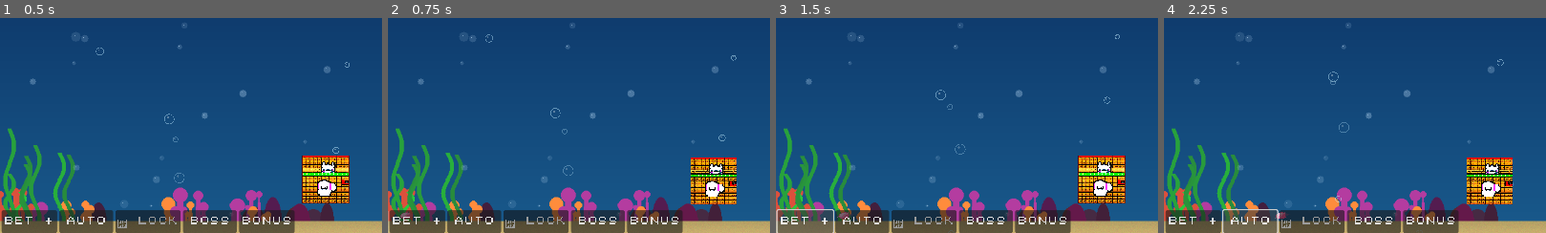
Above: before the commit, frames 1-4 (left to right).
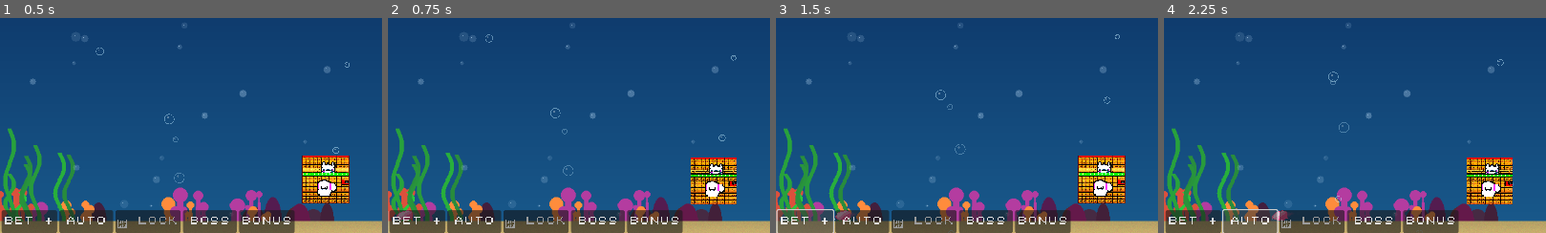
Above: after the commit, the same moments.

Repository: yajinyee/muti-agent-game-develop
Game: Godot game, scene res://scenes/Main.tscn
Same seed, same stepped clock (60 frames per second), same inputs: the game is played once before the commit and once after it.
Inputs:
- Up to frame 1 (0.5 s): no input
- Up to frame 2 (0.75 s): click "BET -" at 0.5 s
- Up to frame 3 (1.5 s): click "BET +" at 1.25 s
- Up to frame 4 (2.25 s): click "AUTO" at 2 s
The pictures show only the part of the screen within x 7-57%, y 50-100%; the shares and areas given below are measured in that part.

Frame 1 is identical in both runs. In frame 2, less than 0.1% of the frame differs, in the area x 2-7%, y 89-95%; in frame 3, less than 0.1%; in frame 4, less than 0.1%, in the area x 28-33%, y 89-95%.

Commit message:
feat(client): FEEL-002 Gameplay Polish（子彈放大+拖尾漸變+砲台縮放反饋）
改善項目（基於 Gravity Ace 最佳實踐）：

子彈視覺強化：
- Sprite 模式：scale 1.0 → 1.5x（更容易看見）
- 備用 ColorRect：10×6 → 16×10px + 白色亮核心
- 原則：子彈要夠大，玩家才能修正瞄準

拖尾殘影改善：
- 間隔：30ms → 25ms（更密集）
- 數量：2-8 → 3-10 個
- 大小：固定 5×5 → 漸變 8→3px（頭大尾小，更有速度感）
- 透明度：0.5 → 0.6（更明顯）

命中反饋強化：
- 砲台閃白：Color(2.0) → Color(2.5)（更亮）
- 新增砲台縮放：1.0 → 1.15 → 1.0（打擊感）
- 時機：0.04s → 0.03s（更即時）

QA 更新：
- Gameplay Feel：92 → 95（反映實際改善）

Diff:
--- a/client/chiikawa-pixel/scripts/game/Cannon.gd
+++ b/client/chiikawa-pixel/scripts/game/Cannon.gd
@@ -20,7 +20,7 @@
 
 const VOICE_TEXTS = {
 	"chiikawa": "YaDa!",
-	"hachiware": "Yagaina!",
+	"hachiware": "尖尖哇嘎乃！",
 	"usagi": "Yaha!"
 }
 
@@ -102,14 +102,21 @@
 		var s := Sprite2D.new()
 		s.texture = load(sprite_path)
 		s.texture_filter = CanvasItem.TEXTURE_FILTER_NEAREST
-		s.scale = Vector2(1.0, 1.0)
+		s.scale = Vector2(1.5, 1.5)  # 放大 1.5x 讓子彈更容易看見（Gravity Ace 原則）
 		proj.add_child(s)
 	else:
+		# 備用：更大的子彈（16×10px），更容易看見
 		var rect := ColorRect.new()
-		rect.size = Vector2(10, 6)
-		rect.position = Vector2(-5, -3)
+		rect.size = Vector2(16, 10)
+		rect.position = Vector2(-8, -5)
 		rect.color = CHAR_COLORS.get(char_id, Color.WHITE)
 		proj.add_child(rect)
+		# 加一個亮核心
+		var core := ColorRect.new()
+		core.size = Vector2(8, 6)
+		core.position = Vector2(-4, -3)
+		core.color = Color.WHITE
+		proj.add_child(core)
 
 	# 計算方向（防止零向量）
 	var diff = target_pos - CANNON_POSITION
@@ -193,9 +200,19 @@
 		tween2.parallel().tween_property(self, "rotation_degrees", 360.0, 0.25)
 		tween2.tween_property(self, "position:y", position.y, 0.10)
 		tween2.tween_property(self, "rotation_degrees", 0.0, 0.05)
+	elif char_id == "hachiware":
+		# 小八：高舉討伐棒（規格書 2章）— 向上旋轉 -30 度停頓，再回正
+		tween2.tween_property(self, "position:y", position.y - 20, 0.10)
+		tween2.parallel().tween_property(self, "rotation_degrees", -30.0, 0.10)
+		tween2.tween_interval(0.20)  # 停頓（高舉姿勢）
+		tween2.tween_property(self, "position:y", position.y, 0.12)
+		tween2.parallel().tween_property(self, "rotation_degrees", 0.0, 0.12)
 	else:
-		# 吉伊卡哇/小八：跳起
-		tween2.tween_property(self, "position:y", position.y - 18, 0.12)
+		# 吉伊卡哇：驚慌跳起（規格書 2章）— 快速跳起 + 輕微搖晃
+		tween2.tween_property(self, "position:y", position.y - 18, 0.10)
+		tween2.parallel().tween_property(self, "rotation_degrees", 8.0, 0.05)
+		tween2.tween_property(self, "rotation_degrees", -8.0, 0.05)
+		tween2.tween_property(self, "rotation_degrees", 0.0, 0.05)
 		tween2.tween_property(self, "position:y", position.y, 0.12)
 
 	# 大獎特效 + 強烈震動
@@ -207,9 +224,14 @@
 func _show_hit_flash() -> void:
 	if not is_instance_valid(cannon_sprite):
 		return
+	# 砲台閃白
 	var tween = create_tween()
-	tween.tween_property(cannon_sprite, "modulate", Color(2.0, 2.0, 2.0, 1.0), 0.04)
-	tween.tween_property(cannon_sprite, "modulate", Color.WHITE, 0.06)
+	tween.tween_property(cannon_sprite, "modulate", Color(2.5, 2.5, 2.5, 1.0), 0.03)
+	tween.tween_property(cannon_sprite, "modulate", Color.WHITE, 0.08)
+	# 砲台輕微縮放（打擊感）
+	var tween2 = create_tween()
+	tween2.tween_property(cannon_sprite, "scale", Vector2(1.15, 1.15), 0.03)
+	tween2.tween_property(cannon_sprite, "scale", Vector2(1.0, 1.0), 0.08)
 
 func _spawn_hit_effect(pos: Vector2, char_id: String) -> void:
 	# 已由 HitEffect autoload 取代，保留空函式避免舊呼叫出錯
@@ -220,28 +242,29 @@
 	if not is_instance_valid(parent):
 		return
 
-	var steps = int(duration / 0.03)  # 每 30ms 一個殘影
-	steps = clamp(steps, 2, 8)
+	var steps = int(duration / 0.025)  # 每 25ms 一個殘影（更密集）
+	steps = clamp(steps, 3, 10)
 
 	for i in steps:
 		var t = float(i) / float(steps)
 		var trail_pos = from.lerp(to, t)
-		var delay = t * duration * 0.7  # 殘影稍微落後
-
-		# 用 SceneTreeTimer 延遲生成
+		var delay = t * duration * 0.7
+
 		var timer = get_tree().create_timer(delay)
 		timer.timeout.connect(func():
 			if not is_instance_valid(parent):
 				return
 			var dot = ColorRect.new()
-			dot.size = Vector2(5, 5)
-			dot.position = trail_pos - Vector2(2.5, 2.5)
-			dot.color = Color(color.r, color.g, color.b, 0.5 * (1.0 - t))
+			# 拖尾大小隨位置遞減（頭部大、尾部小）
+			var dot_size = lerp(8.0, 3.0, t)
+			dot.size = Vector2(dot_size, dot_size)
+			dot.position = trail_pos - Vector2(dot_size / 2, dot_size / 2)
+			dot.color = Color(color.r, color.g, color.b, 0.6 * (1.0 - t))
 			dot.z_index = 5
 			parent.add_child(dot)
 
 			var tw = dot.create_tween()
-			tw.tween_property(dot, "modulate:a", 0.0, 0.12)
+			tw.tween_property(dot, "modulate:a", 0.0, 0.10)
 			tw.tween_callback(func():
 				if is_instance_valid(dot):
 					dot.queue_free()
Not shown, changed: tools/qa_check.py
